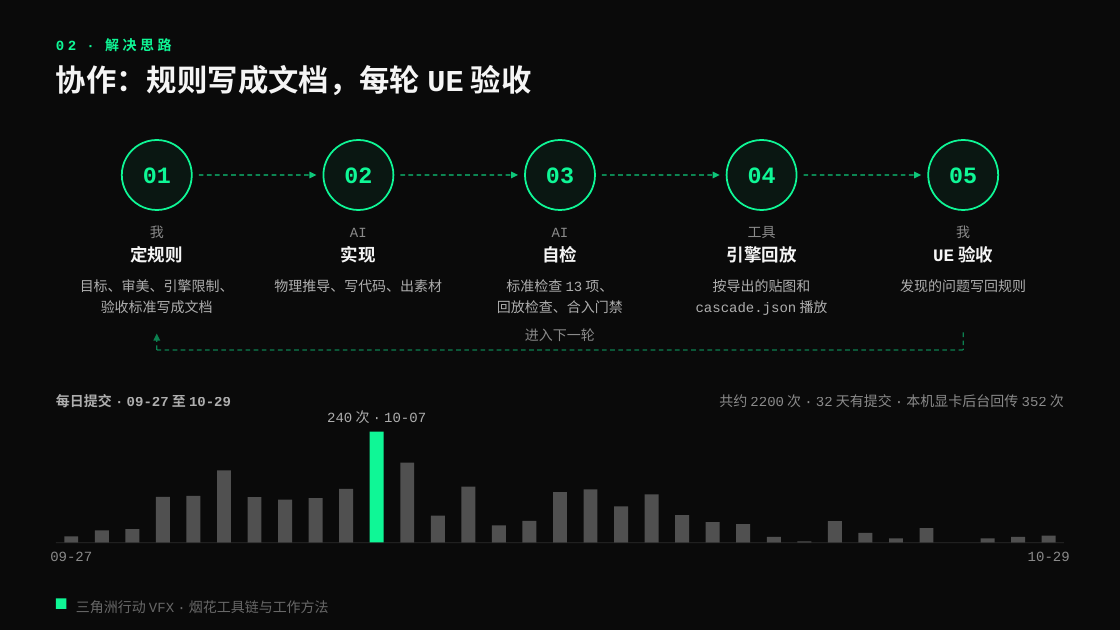
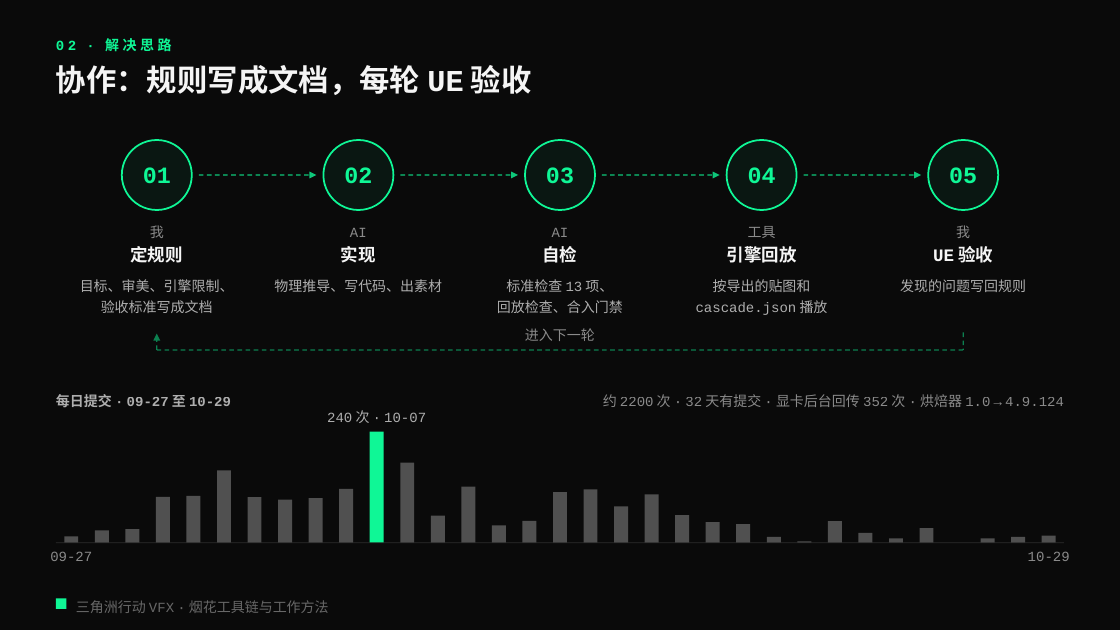
Before and after one commit to loccmaiii-lang/FireWorksLab, a slide deck: slide 7 of 协作/提示词/分享PPT交接_2026-10-29/交付/烟花秀AI全流程_组内分享.pptx. Drawn at 1120x630 pixels with LibreOffice and Linux fonts; fonts in the diff are those of the drawing. Boxes give left, top, right and bottom in pixels: in the first picture for what was removed or moved away, otherwise in the second. Text is boxed around its words. In the diff, an @@ line names an element or a change of style, - is before the commit and + after.

```diff
--- a/协作/提示词/分享PPT交接_2026-10-29/交付/烟花秀AI全流程_组内分享.pptx
+++ b/协作/提示词/分享PPT交接_2026-10-29/交付/烟花秀AI全流程_组内分享.pptx
@@ text at (603,394,1064,407): text changed @@
-共约 2200 次 · 32 天有提交 · 本机显卡后台回传 352 次
+约 2200 次 · 32 天有提交 · 显卡后台回传 352 次 · 烘焙器 1.0 → 4.9.124
```
Also in this commit, not shown: 1 other slide changed, 5 other files.
